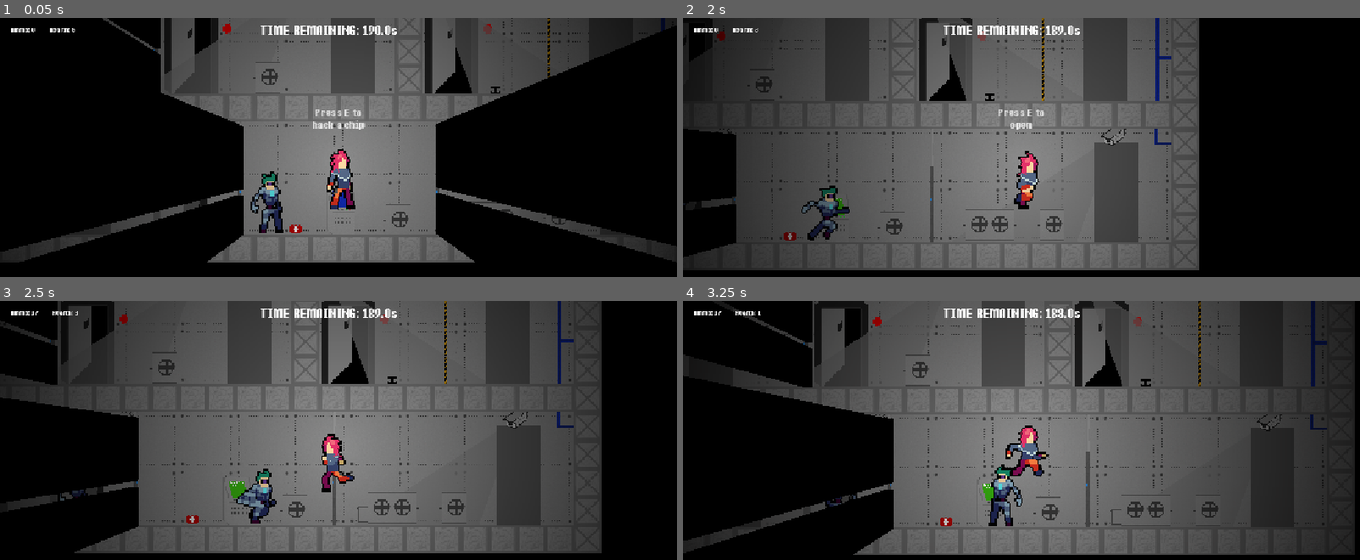
Above: before the commit, frames 1-4 (two rows, left to right).
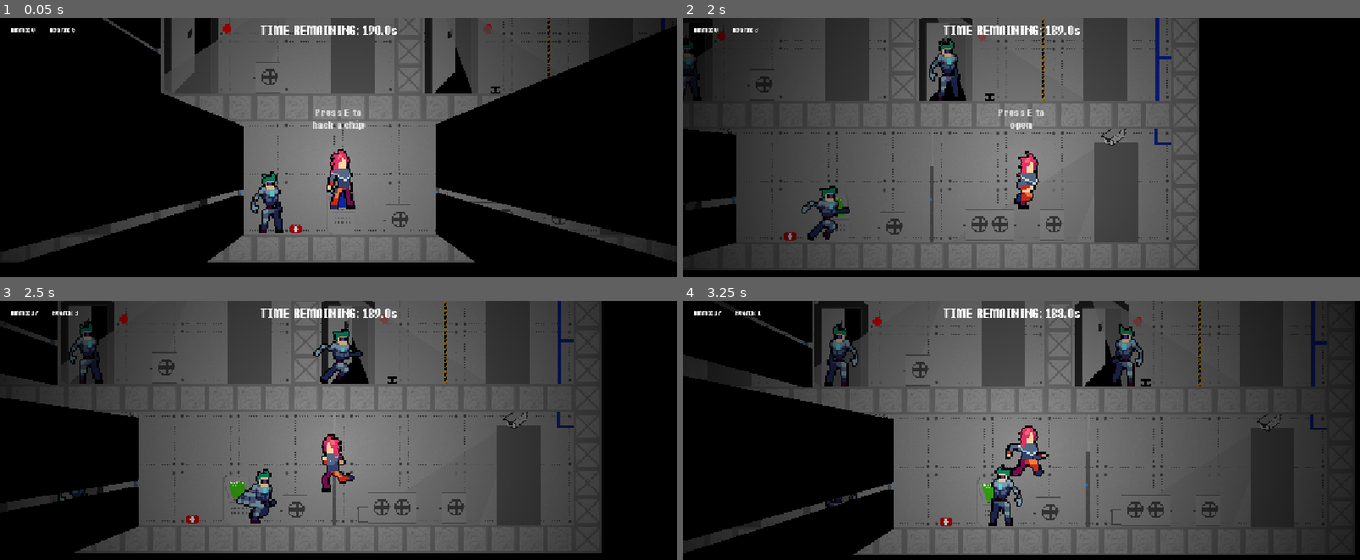
Above: after the commit, the same moments.

Repository: sppmacd/everything-has-to-end
Game: Godot game, scene res://main.tscn
Same seed, same stepped clock (60 frames per second), same inputs: the game is played once before the commit and once after it.
Inputs (mouse positions are in pixels of both pictures, inside the frame that each line leads up to):
- Up to frame 1 (0.05 s): no input
- Up to frame 2 (2 s): tap E at 0.5, 0.6, 1.25 s; move the mouse to (1170, 188) at 0.52 s; hold D from 0.53 s (still down); click (1170, 188) at 0.67 s; tap Space at 0.77, 1.52 s; move the mouse to (886, 227) at 1.27 s; tap R at 1.35 s
- Up to frame 3 (2.5 s): tap E at 2, 2.1 s; move the mouse to (406, 407) at 2.02 s; release D at 2.03 s; hold A from 2.03 s (still down)
- Up to frame 4 (3.25 s): move the mouse to (outside the picture) at 2.77 s; release A at 2.78 s; hold D from 2.78 s (still down); tap R at 2.85 s; click (outside the picture) at 2.92 s; tap Space at 3.02 s

Frame 1 is identical in both runs. In frame 2, 0.6% of the frame differs, in the area x 0-41%, y 7-33%; in frame 3, 1.0%; in frame 4, 1.2%, in the area x 20-68%, y 8-34%.

Commit message:
lebel3 v2

Diff:
--- a/levels/level1.tscn
+++ b/levels/level1.tscn
@@ -13,6 +13,7 @@
 [ext_resource type="PackedScene" uid="uid://dtaoehussyag4" path="res://entities/camera.tscn" id="10_kdcll"]
 [ext_resource type="PackedScene" uid="uid://caf7s4kc4f6uv" path="res://entities/door.tscn" id="11_j4pg1"]
 [ext_resource type="PackedScene" uid="uid://bbihiur7a8nd7" path="res://entities/door_switch_to_lvl_2.tscn" id="12_8bcou"]
+[ext_resource type="AudioStream" uid="uid://tq455hhb777d" path="res://assets/sounds/Alarm0.wav" id="14_f7u7y"]
 
 [sub_resource type="TileSetAtlasSource" id="TileSetAtlasSource_045es"]
 texture = ExtResource("3_pdpul")
@@ -576,3 +577,6 @@
 texture = ExtResource("5_pdpul")
 region_enabled = true
 region_rect = Rect2(0, 0, 3840, 1080)
+
+[node name="AlarmSound" type="AudioStreamPlayer" parent="." index="10"]
+stream = ExtResource("14_f7u7y")
--- a/levels/level3.tscn
+++ b/levels/level3.tscn
@@ -1,6 +1,7 @@
-[gd_scene load_steps=28 format=4 uid="uid://hbe85bqp0yxx"]
+[gd_scene load_steps=30 format=4 uid="uid://hbe85bqp0yxx"]
 
 [ext_resource type="PackedScene" uid="uid://b62r6sibq6dpt" path="res://levels/level.tscn" id="1_r8unp"]
+[ext_resource type="Script" uid="uid://dnoftdvdqqe3h" path="res://levels/level_3.gd" id="2_7trqu"]
 [ext_resource type="Texture2D" uid="uid://dqnqxpmjx1ahj" path="res://assets/tiles.png" id="2_kkm8t"]
 [ext_resource type="PackedScene" uid="uid://4rhntp45r3y4" path="res://entities/stairs.tscn" id="3_cpuyl"]
 [ext_resource type="PackedScene" uid="uid://caf7s4kc4f6uv" path="res://entities/door.tscn" id="4_mf7v1"]
@@ -12,6 +13,7 @@
 [ext_resource type="PackedScene" uid="uid://by1hp6uyfrnjs" path="res://entities/cartridge.tscn" id="10_k34hm"]
 [ext_resource type="PackedScene" uid="uid://dskljqmgkkmyf" path="res://entities/corridor_door.tscn" id="10_mf7v1"]
 [ext_resource type="PackedScene" uid="uid://brmah4arn2fpx" path="res://entities/keypad_door.tscn" id="12_7trqu"]
+[ext_resource type="AudioStream" uid="uid://tq455hhb777d" path="res://assets/sounds/Alarm0.wav" id="14_o0ax4"]
 
 [sub_resource type="TileSetAtlasSource" id="TileSetAtlasSource_c750c"]
 texture = ExtResource("2_kkm8t")
@@ -241,6 +243,7 @@
 a = Vector2(0, -249)
 
 [node name="Level" instance=ExtResource("1_r8unp")]
+script = ExtResource("2_7trqu")
 
 [node name="Floor0" type="Node2D" parent="." index="4"]
 
@@ -267,6 +270,7 @@
 key_chances = Dictionary[String, float]({
 "lvl3_floor1_upstairs": 0.5
 })
+required_key = "lvl3_floor1_upstairs"
 
 [node name="Terminal" parent="Floor0" index="4" instance=ExtResource("5_7trqu")]
 position = Vector2(5, 34)
@@ -306,6 +310,12 @@
 
 [node name="DoorBase3" parent="Floor0" index="15" instance=ExtResource("10_mf7v1")]
 position = Vector2(114, 33)
+
+[node name="Chest5" parent="Floor0" index="16" instance=ExtResource("7_nq7ub")]
+position = Vector2(-384, 39)
+
+[node name="Chest6" parent="Floor0" index="17" instance=ExtResource("7_nq7ub")]
+position = Vector2(-384, 4)
 
 [node name="Floor1" type="Node2D" parent="." index="5"]
 
@@ -315,10 +325,10 @@
 tile_set = SubResource("TileSet_4lmri")
 
 [node name="Stairs_up" parent="Floor1" index="1" instance=ExtResource("3_cpuyl")]
-position = Vector2(-317, -127)
+position = Vector2(-295, -126)
 
 [node name="Target" type="Marker2D" parent="Floor1/Stairs_up" index="2"]
-position = Vector2(34, 146)
+position = Vector2(10, 150)
 
 [node name="Stairs_up2" parent="Floor1" index="2" instance=ExtResource("3_cpuyl")]
 position = Vector2(308, -128)
@@ -360,6 +370,9 @@
 [node name="DoorBase3" parent="Floor1" index="11" instance=ExtResource("10_mf7v1")]
 position = Vector2(-205, -125)
 required_key = "lvl3_floor1_upstairs"
+
+[node name="Chest" parent="Floor1" index="12" instance=ExtResource("7_nq7ub")]
+position = Vector2(-384, -118)
 
 [node name="Floor2" type="Node2D" parent="." index="6"]
 
@@ -376,7 +389,7 @@
 position = Vector2(-4, 152)
 
 [node name="DoorBase" parent="Floor2" index="2" instance=ExtResource("4_mf7v1")]
-position = Vector2(-357, -286)
+position = Vector2(-330, -288)
 
 [node name="DoorBase2" parent="Floor2" index="3" instance=ExtResource("4_mf7v1")]
 position = Vector2(212, -287)
@@ -393,10 +406,11 @@
 position = Vector2(321, -281)
 
 [node name="DoorBase3" parent="Floor2" index="7" instance=ExtResource("4_mf7v1")]
-position = Vector2(-138, -287)
+position = Vector2(-95, -287)
 key_chances = Dictionary[String, float]({
-"lvl3_floor2_storage": 0.4
+"lvl3_floor2_storage": 0.5
 })
+required_key = "lvl3_floor2_storage"
 
 [node name="DoorBase4" parent="Floor2" index="8" instance=ExtResource("4_mf7v1")]
 position = Vector2(-716, -288)
@@ -469,3 +483,6 @@
 position = Vector2(-769, -295)
 shape = SubResource("SegmentShape2D_vnxxs")
 one_way_collision = true
+
+[node name="AlarmSound" type="AudioStreamPlayer" parent="." index="8"]
+stream = ExtResource("14_o0ax4")
Not shown: 1 places in levels/level1.tscn that only renumber resources
Renamed: levels/level_2.gd -> levels/level_3.gd
Not shown, added: levels/level_3.gd.uid
